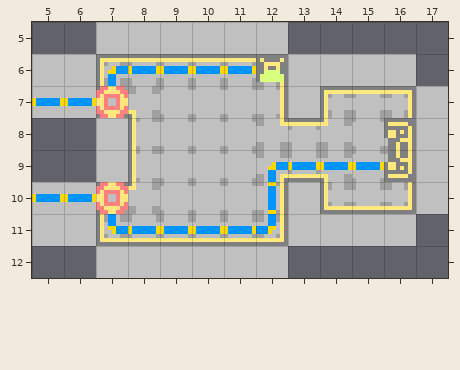
Tiled map -- sta space alerted.tmx. The picture above was drawn from the file before the commit.
Cells are 8x8 px. Shown: x 5..17, y 5..12.
The result:
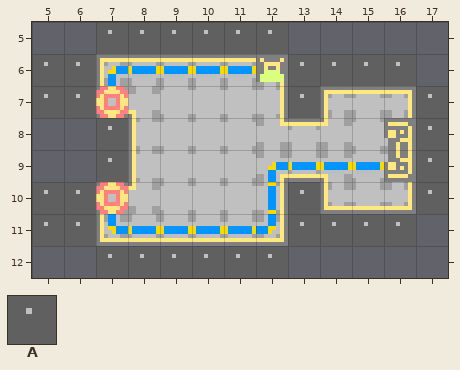
Key: from "stay space alerted": A 33.
_ is an empty cell.
Tiles of an added or newly shown layer are drawn over the layers below it.
Author's note on the commit: ajout de colision
What changed:
Layer "colision" (added):
Tile A now appears in row 5 at x 7 to 12; in row 6 at x 5 to 6 and 13 to 16; in row 7 at x 5 to 6, 13 and 17; in rows 8 to 9 at x 7 and 17; in row 10 at x 5 to 6, 13 and 17; in row 11 at x 5 to 6 and 13 to 16.
Tile A now appears in row 12 at x 7 to 12.
